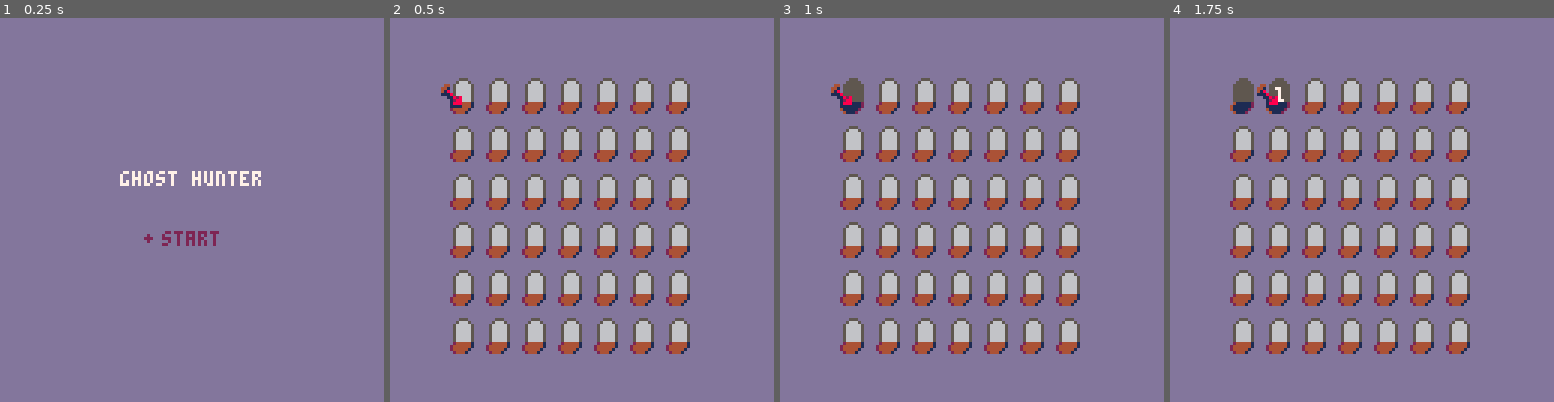
Above: before the commit, frames 1-4 (left to right).
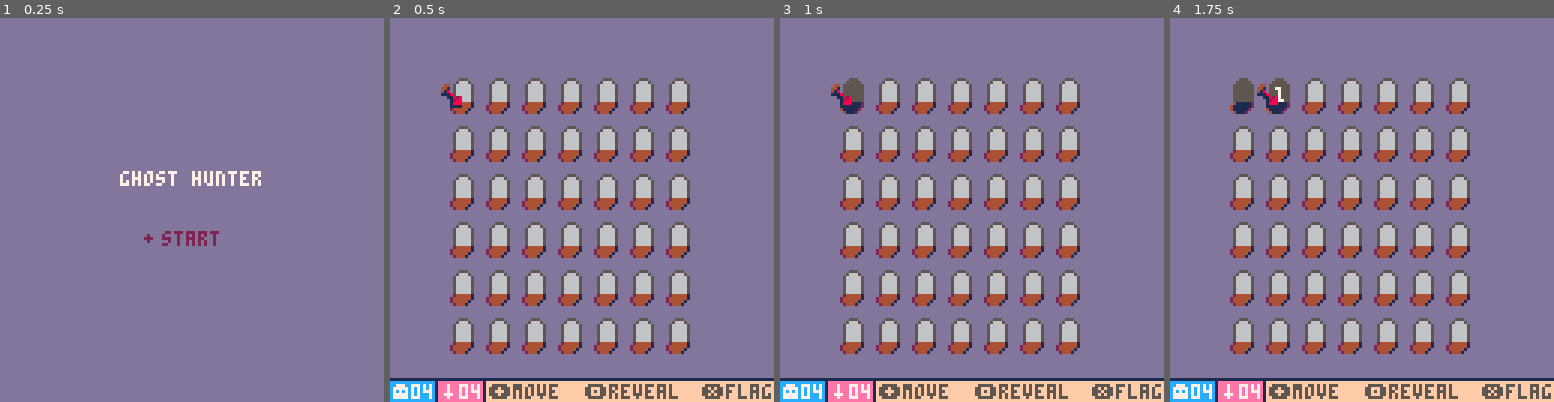
Above: after the commit, the same moments.

Repository: J0shW/ghosthunter
Game: PICO-8 cartridge ghosthunter.p8
The game is run twice, just before and just after one commit, with the same random seed, the same clock (stepped at 60 frames per second) and the same inputs.
Inputs:
- Up to frame 1 (0.25 s): no input
- Up to frame 2 (0.5 s): tap X (X key) at 0.33 s
- Up to frame 3 (1 s): tap O (Z key) at 0.7 s
- Up to frame 4 (1.75 s): tap X (X key) at 1.07 s; hold Right from 1.6 s (still down); tap O (Z key) at 1.7 s

Frame 1 is identical in both runs. In frame 2, 6.2% of the frame differs, in the area x 0-100%, y 93-100%; in frame 3, 6.2%; in frame 4, 6.2%.

Commit message:
Adding stats and controls

Diff:
--- a/ghosthunter.p8
+++ b/ghosthunter.p8
@@ -3,11 +3,11 @@
 __lua__
 #include main.lua
 __gfx__
-00000000000555000244444100055500041111120440000000000000000000000000000000000000000000000000000000000000000000000000000000000000
-00000000005666502444444100555550411111124410000000000000000000000000000000000000000000000000000000000000000000000000000000000000
-00000000056666652444441005555555411111204180000000000000000000000000000000000000000000000000000000000000000000000000000000000000
-00777000056666650244410005555555041112001118000000000000000000000000000000000000000000000000000000000000000000000000000000000000
-00777000056666650000000005555555000000000011828000000000000000000000000000000000000000000000000000000000000000000000000000000000
+00000000000555000244444100055500041111120440000007770000007000000000000000000000000000000000000000000000000000000000000000000000
+00000000005666502444444100555550411111124410000077777000007000000000000000000000000000000000000000000000000000000000000000000000
+00000000056666652444441005555555411111204180000070707000007000000000000000000000000000000000000000000000000000000000000000000000
+00777000056666650244410005555555041112001118000077777000077700000000000000000000000000000000000000000000000000000000000000000000
+00777000056666650000000005555555000000000011828077777000007000000000000000000000000000000000000000000000000000000000000000000000
 00777000056666650000000005555555000000000001288000000000000000000000000000000000000000000000000000000000000000000000000000000000
 00000000056666650000000005555555000000000001888000000000000000000000000000000000000000000000000000000000000000000000000000000000
 00000000056666650000000005555555000000000001111000000000000000000000000000000000000000000000000000000000000000000000000000000000
@@ -19,3 +19,8 @@
 00000000077227700222222000000222000000000000000000000000000000000000000000000000000000000000000000000000000000000000000000000000
 00000000077777700002200000000022000000000000000000000000000000000000000000000000000000000000000000000000000000000000000000000000
 00000000067676700002200000000902000000000000000000000000000000000000000000000000000000000000000000000000000000000000000000000000
+05555500055555000555550005555500055555000555550005555500000000000000000000000000000000000000000000000000000000000000000000000000
+55000550550505505550055055005550555055505500055055505550000000000000000000000000000000000000000000000000000000000000000000000000
+55050550555055505500055055000550550005505500055055000550000000000000000000000000000000000000000000000000000000000000000000000000
+55000550550505505550055055005550550005505550555055505550000000000000000000000000000000000000000000000000000000000000000000000000
+05555500055555000555550005555500055555000555550005555500000000000000000000000000000000000000000000000000000000000000000000000000
--- a/main.lua
+++ b/main.lua
@@ -92,10 +92,37 @@
    end
   end
 
+  -- draw stats row at bottom with 8 height. Number of ghosts, number of curses
+  local numGhosts=0
+  local numCurses=0
+  for i=1,#board do
+   if board[i]==tileStates.ghost or board[i]==tileStates.ghostFlagged then
+    numGhosts+=1
+   elseif board[i]==tileStates.curse or board[i]==tileStates.curseFlagged then
+    numCurses+=1
+   end
+  end
+  rectfill(0, 120, 128, 128, 1)
+  rectfill(0, 121, 14, 128, 12)
+  spr(6, 1, 122)
+  print(numGhosts < 10 and "0"..numGhosts or numGhosts, 7, 122, 7)
+  rectfill(16, 121, 30, 128, 14)
+  spr(7, 17, 122)
+  print(numCurses < 10 and "0"..numCurses or numCurses, 23, 122, 7)
+  -- show controls
+  rectfill(32, 121, 128, 128, 15)
+  spr(38, 33, 122)
+  print("move", 41, 122, 5)
+  spr(32, 65, 122)
+  print("reveal", 73, 122, 5)
+  spr(33, 104, 122)
+  print("flag", 112, 122, 5)
+
+
   local cx=flr((cursor-1)%boardWidth)*tileWidth+boardOffsetX
   local cy=flr((cursor-1)\boardWidth)*tileHeight+boardOffsetY
   --  spr(17, cx-4, cy+2)
-  spr(5, cx-3, cy+2, 2, 2)
+  spr(5, cx-3, cy+2)
  end
  if gamestate==gameStates.won then
   local title="you won!"
